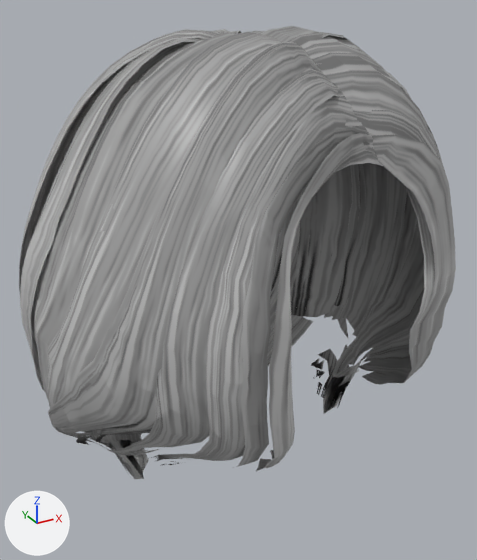
What one commit did to the glTF model public/models/daz_hair_sport_ponytail.glb.
The view is the same before and after, from a 50 mm lens placed at (-0.169, -0.291, 0.153), pointed at (-0.003, 0.01, 0.002). Every picture has the same lights, and +X, +Y and +Z are marked at lower left. The older version comes first. Vertices at exactly the same position are counted once.

The first picture shows 'daz_hair_sport_ponytail'.
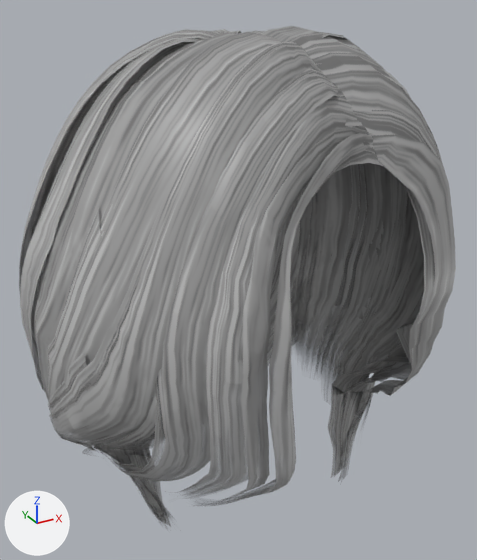
What the commit changed:
Material 'daz_hair_sport_ponytail_Mat' (mat_daz_hair_sport_ponytail_mat_1) is new.
Its texture is img_image_0 (with its transparency).
Its roughness is 0.46.
me_daz_hair_sport_ponytail is used by ob_daz_hair_sport_ponytail; location (0.0, 0.0, 0.0).
me_daz_hair_sport_ponytail had 4016 vertices, 5854 faces and spanned x -0.118..0.112, y -0.11..0.128, z -0.111..0.137.
me_daz_hair_sport_ponytail now has 5177 vertices, 7521 faces and spans x -0.118..0.112, y -0.11..0.128, z -0.136..0.137.
me_daz_hair_sport_ponytail part 1: 186 vertices moved from x -0.118..-0.028, y -0.098..0.019, z -0.098..-0.027 to x -0.118..-0.028, y -0.102..0.019, z -0.098..-0.027; 143 vertices removed from x -0.11..-0.028, y -0.08..0.016, z -0.109..-0.05; 830 vertices added at x -0.117..0.044, y -0.095..0.115, z -0.133..0.068.
me_daz_hair_sport_ponytail part 2: 116 vertices moved from x 0.038..0.111, y -0.084..0.019, z -0.097..-0.026 to x 0.038..0.111, y -0.085..0.019, z -0.097..-0.026; 53 vertices removed from x 0.057..0.103, y -0.036..0.019, z -0.109..-0.031; 543 vertices added at x 0.039..0.11, y -0.094..0.066, z -0.136..0.07.
me_daz_hair_sport_ponytail part 3: 5569 faces spanning x -0.118..0.112, y -0.11..0.128, z -0.111..0.137 switch from mat_daz_hair_sport_ponytail_mat to mat_daz_hair_sport_ponytail_mat_1 (picture img_image_0).
Other edits to the shape of me_daz_hair_sport_ponytail do not show in these pictures.

Location of each change, (x1, y1, x2, y2) in pixels of the pictures (477 x 560 px):
'daz_hair_sport_ponytail', reshaped (10% taller)
    before: (19, 26, 456, 479)
    after: (19, 26, 456, 526)
part 1 of me_daz_hair_sport_ponytail, built on
    before: (41, 371, 295, 479)
    after: (41, 203, 296, 526)
part 2 of me_daz_hair_sport_ponytail, built on
    before: (313, 283, 430, 413)
    after: (291, 163, 430, 481)
part 3 of me_daz_hair_sport_ponytail, edited (looks the same)
    both: (19, 26, 456, 464)
